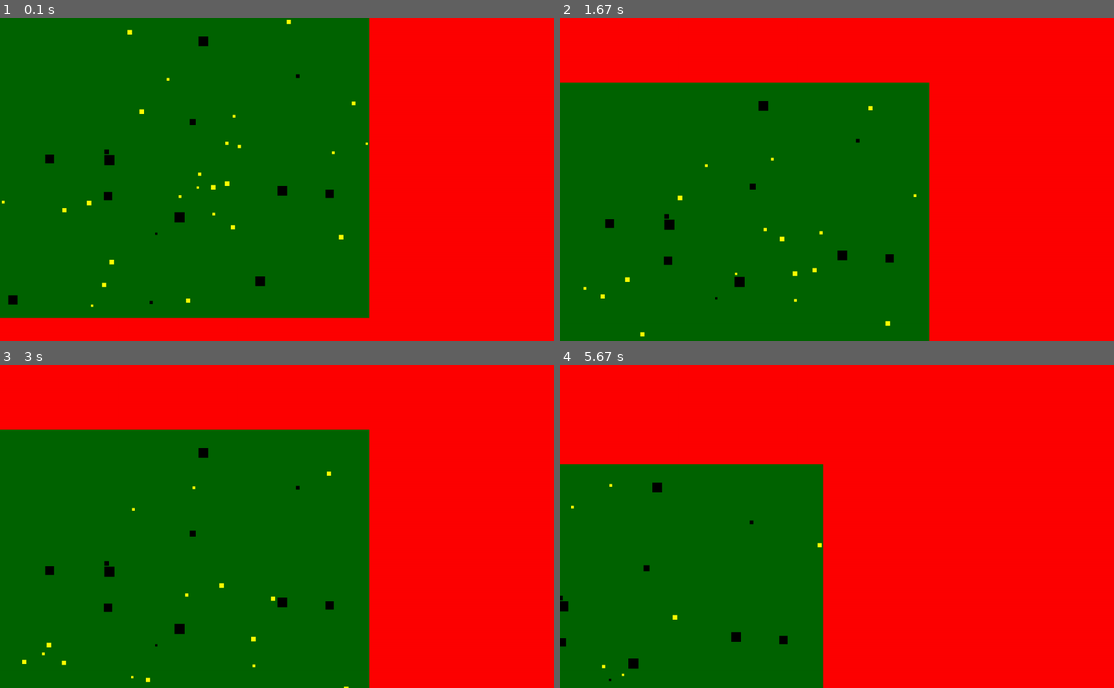
Above: before the commit, frames 1-4 (two rows, left to right).
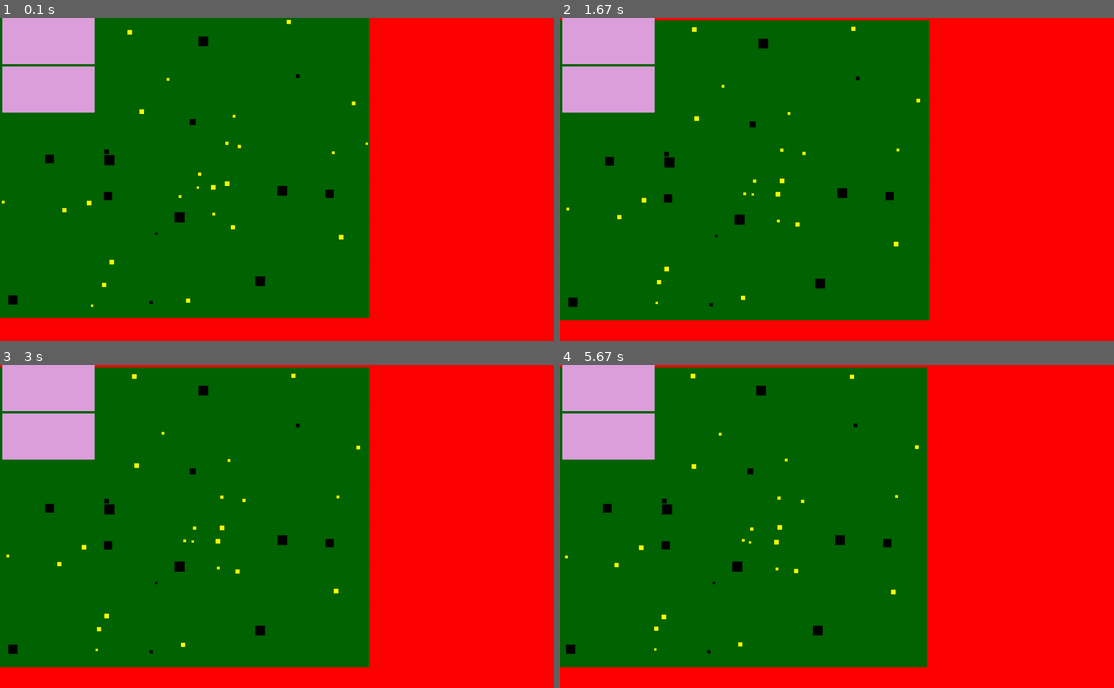
Above: after the commit, the same moments.

Repository: peterjheile/LearningCenter
Game: pygame game, started from pygame/EcosystemGame2/Initializer.py
Two runs of this game, one before a commit and one after it. Both use one fixed random seed, a clock stepped at 60 frames per second and the inputs below.
Inputs (mouse positions are in pixels of both pictures, inside the frame that each line leads up to):
- Up to frame 1 (0.1 s): no input
- Up to frame 2 (1.67 s): click (609, 89) at 0.38 s; hold W 1.17-1.63 s
- Up to frame 3 (3 s): press the mouse at (66, 423) at 2.2 s; move the mouse to (204, 461) at 2.3 s; release the mouse at (343, 503) at 2.43 s
- Up to frame 4 (5.67 s): hold S 3.23-3.58 s; hold W 4.25-4.85 s; hold D 4.88-5.65 s

The runs differ from the first frame. In frame 1, 4.8% of the frame differs, in the area x 0-18%, y 0-30%; in frame 2, 20%; in frame 3, 20%; in frame 4, 36%, in the area x 0-67%, y 0-100%.

Commit message:
added pause and play buttons

Diff:
--- a/pygame/EcosystemGame2/Initializer.py
+++ b/pygame/EcosystemGame2/Initializer.py
@@ -6,7 +6,6 @@
 pygame.init()
 
 window = Window()
-map = map
 clock = pygame.time.Clock()
 
 while True:
@@ -14,6 +13,9 @@
         if event.type == pygame.QUIT:
             pygame.quit()
             sys.exit()
+        if event.type == pygame.MOUSEBUTTONUP:
+            window.gui.update(pygame.mouse.get_pos())
+            clock.tick(window.gui.tick)
 
     keys = pygame.key.get_pressed()
 
@@ -29,4 +31,4 @@
         movement[1] -=5
 
     window.updateDisplay(movement)
-    clock.tick(60)
+    clock.tick(window.gui.tick)
--- /dev/null
+++ b/pygame/EcosystemGame2/Window/ButtonClass.py
@@ -0,0 +1,34 @@
+import pygame
+
+class Button:
+    def __init__(self):
+        self.width = 200
+        self.height = 100
+        self.color = (221,160,221)
+
+    def draw(self,display):
+        pygame.draw.rect(display, self.color, (self.x,self.y,self.width,self.height))
+
+class StartButton(Button):
+    def __init__(self):
+        super().__init__()
+        self.x = 5
+        self.y = 0
+        self.tick = 60
+
+    def checkClicked(self,clickPos):
+        if (clickPos[0]>self.x and clickPos[0]<self.x+self.width) and (clickPos[1]>self.y and clickPos[1]<self.y+self.height):
+            return True
+        return False
+
+class PauseButton(Button):
+    def __init__(self):
+        super().__init__()
+        self.x = 5
+        self.y = 105
+        self.tick = 1
+
+    def checkClicked(self,clickPos):
+        if (clickPos[0]>self.x and clickPos[0]<self.x+self.width) and (clickPos[1]>self.y and clickPos[1]<self.y+self.height):
+            return True
+        return False
--- /dev/null
+++ b/pygame/EcosystemGame2/Window/GuiClass.py
@@ -0,0 +1,22 @@
+from Window.ButtonClass import StartButton
+from Window.ButtonClass import PauseButton
+
+class GUI:
+    def __init__(self):
+        self.startButton = StartButton()
+        self.pauseButton = PauseButton()
+        self.buttons = [self.startButton,self.pauseButton]
+        self.tick = 60
+
+    def draw(self,display):
+        for i in self.buttons:
+            i.draw(display)
+
+    def update(self,mousePos):
+        self.updateTick(mousePos)
+
+    def updateTick(self,mousePos):
+        for i in self.buttons:
+            if i.checkClicked(mousePos):
+                self.tick = i.tick
+                break
--- a/pygame/EcosystemGame2/Window/WindowClass.py
+++ b/pygame/EcosystemGame2/Window/WindowClass.py
@@ -3,6 +3,7 @@
 sys.path.append("Map")
 from Maps.MapClass import Map
 from Window.InteractionsClass import Interactions
+from Window.GuiClass import GUI
 
 class Window:
     def __init__ (self):
@@ -11,6 +12,7 @@
         self.color = (255,0,0)
         self.createDisplay()
         self.createMap()
+        self.createGUI()
 
     def createDisplay(self):
         self.display = pygame.display.set_mode((self.length,self.width))
@@ -19,9 +21,13 @@
     def createMap(self):
         self.map = Map()
 
+    def createGUI(self):
+        self.gui = GUI()
+
     def updateDisplay(self, displacement):
         Interactions.displaceScreen(self.map,self.map.allObstacles,self.map.allCreatures,displacement)
         Interactions.eliminateCreatures(self.map, self.map.allObstacles,self.map.allCreatures)
         self.display.fill(self.color)
         self.map.draw(self.display)
+        self.gui.draw(self.display)
         pygame.display.update()
